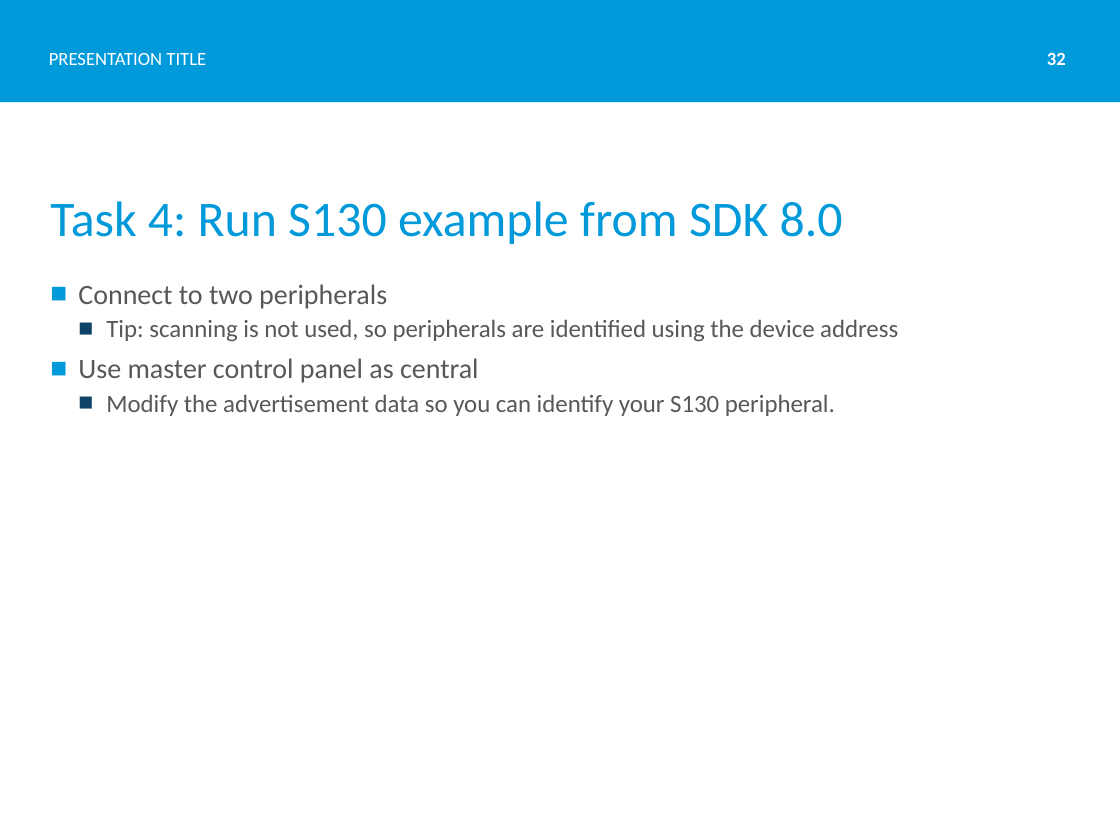
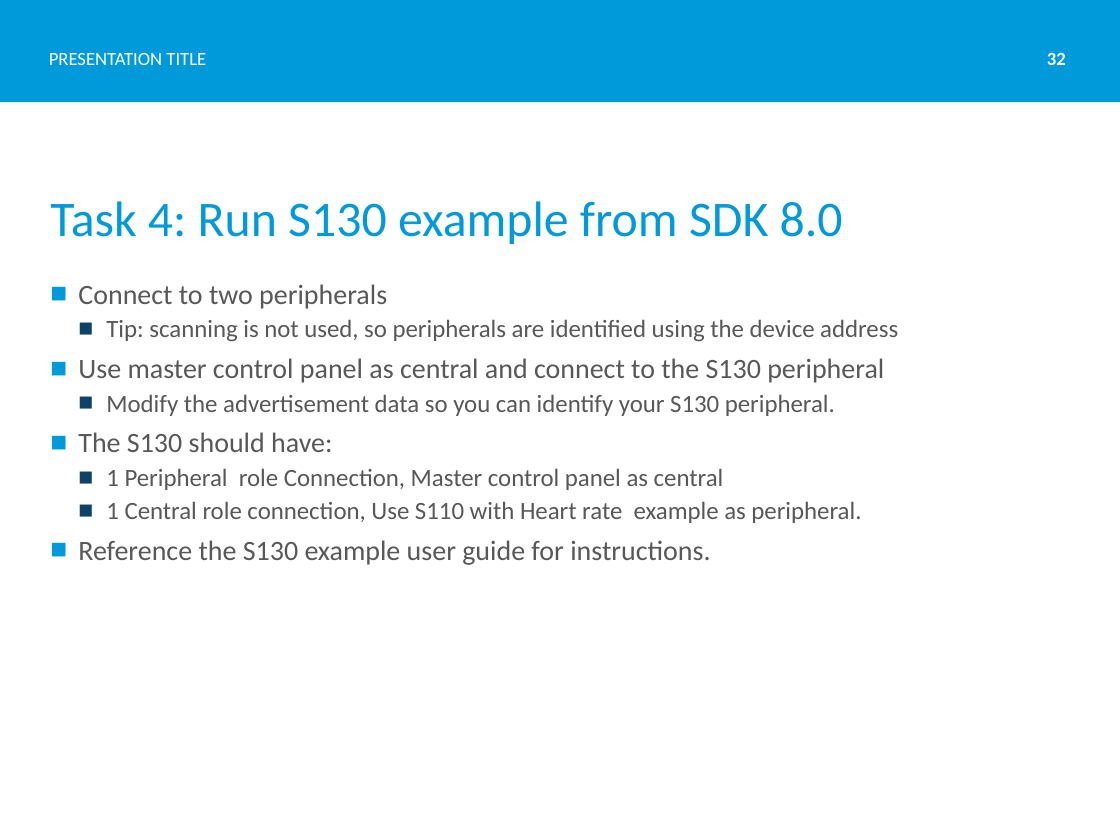
Before and after one commit to Skjerve/nRF51-S130-HK, a slide deck: slide 32 of S130 Introduction.pptx. Drawn at 1120x840 pixels with LibreOffice and Linux fonts; fonts in the diff are those of the drawing; background and template pictures are left out. Boxes give left, top, right and bottom in pixels: in the first picture for what was removed or moved away, otherwise in the second. Text is boxed around its words. In the diff, an @@ line names an element or a change of style, - is before the commit and + after.

```diff
--- a/S130 Introduction.pptx
+++ b/S130 Introduction.pptx
@@ text at [78, 358, 884, 383]: text changed @@
-■ Use master control panel as central
+■ Use master control panel as central and connect to the S130 peripheral
@@ text at [78, 432, 861, 565]: paragraphs added @@
+■ The S130 should have:
+  ■ 1 Peripheral role Connection, Master control panel as central
+  ■ 1 Central role connection, Use S110 with Heart rate example as peripheral.
+■ Reference the S130 example user guide for instructions.
```
Also in this commit, not shown: 9 other slides changed, 5 slides added.
